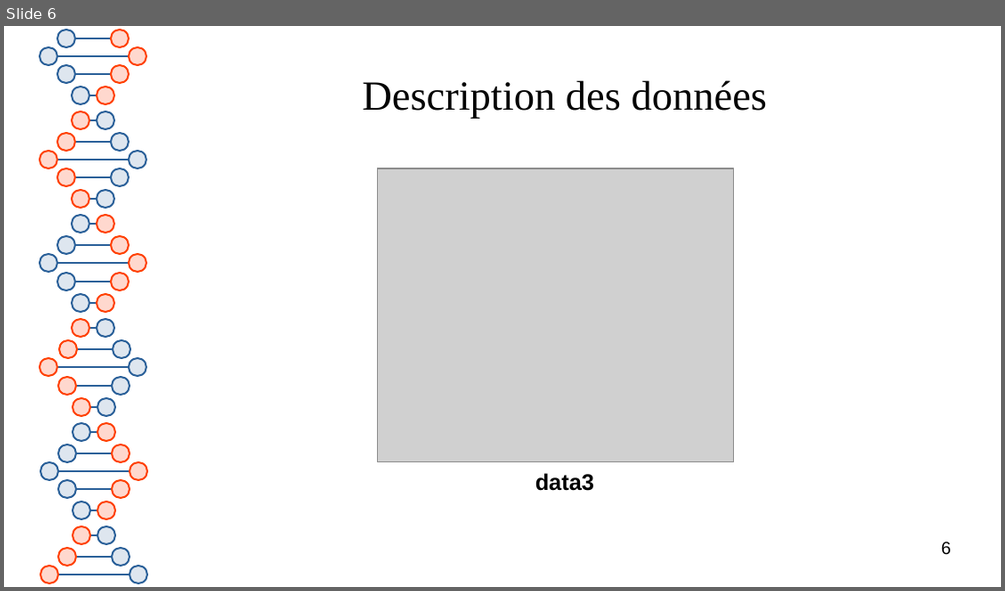
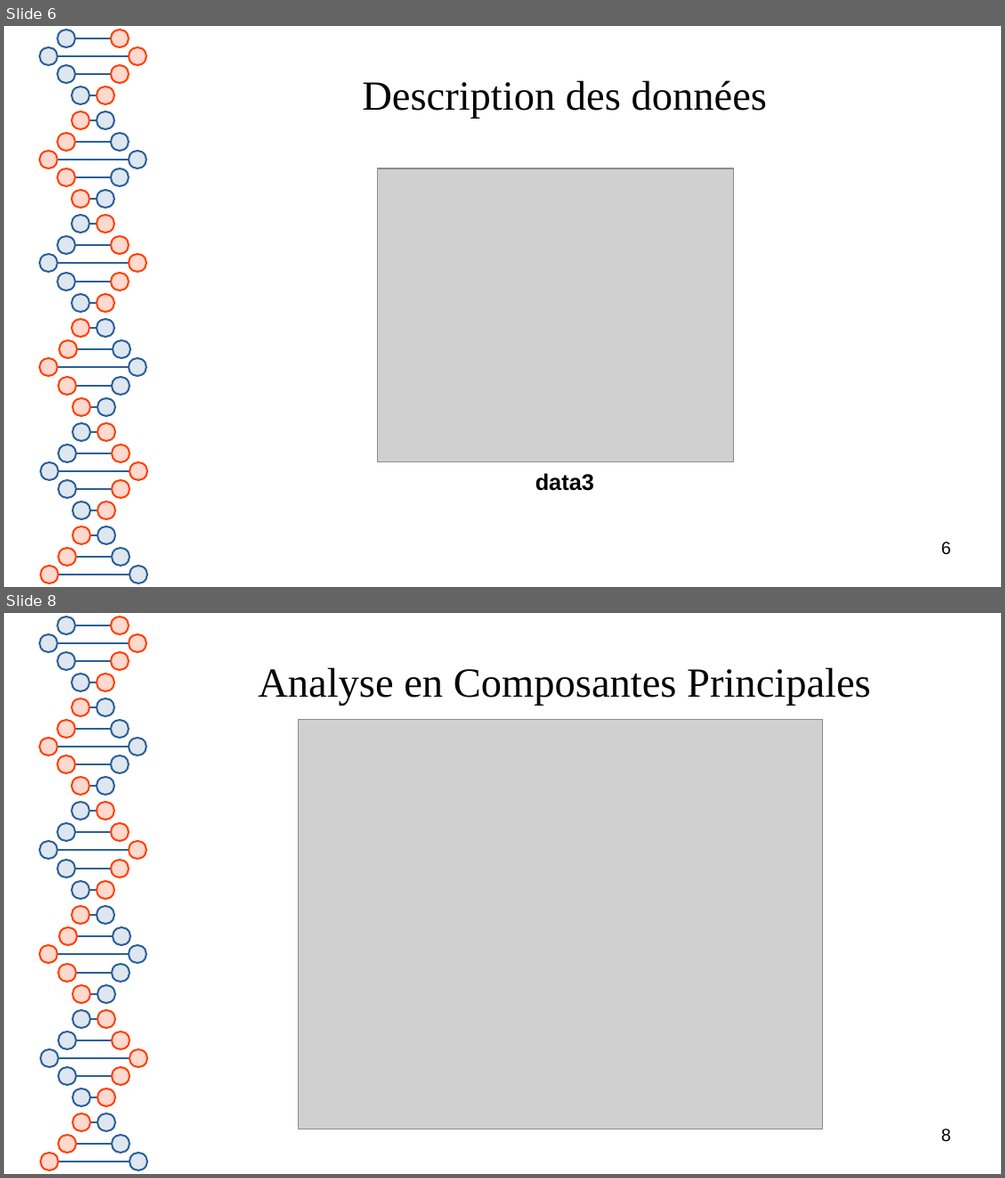
Before and after one commit to Polytech-E2I/data-processing, a slide deck: Projet1/report.odp. Shown one above the other, each under a label of ours: slide 6 before the commit, slides 6 and 8 after it; the slides between them are not shown. The pictures are 1005x591 and 1005x1178 pixels, drawn with LibreOffice and Linux fonts; fonts in the diff are those of the drawing; grey boxes stand for pictures. Boxes give left, top, right and bottom in pixels: in the first picture for what was removed or moved away, otherwise in the second. Text is boxed around its words. In the diff, an @@ line names an element or a change of style, - is before the commit and + after.

```diff
--- a/Projet1/report.odp
+++ b/Projet1/report.odp
@@ slide 8 added at bbox=[4, 613, 1001, 1174], background #FFFFFF; not listed: 81 template elements that a slide beside it also shows @@
@@ title added at bbox=[258, 667, 871, 706], 33 pt, text #050505 @@
+Analyse en Composantes Principales
@@ picture added at bbox=[299, 720, 824, 1129] @@
@@ page number added at bbox=[941, 1128, 951, 1142], 14 pt, text #000000 @@
+8
```
Also in this commit, not shown: 1 other slide added, 1 other file.
